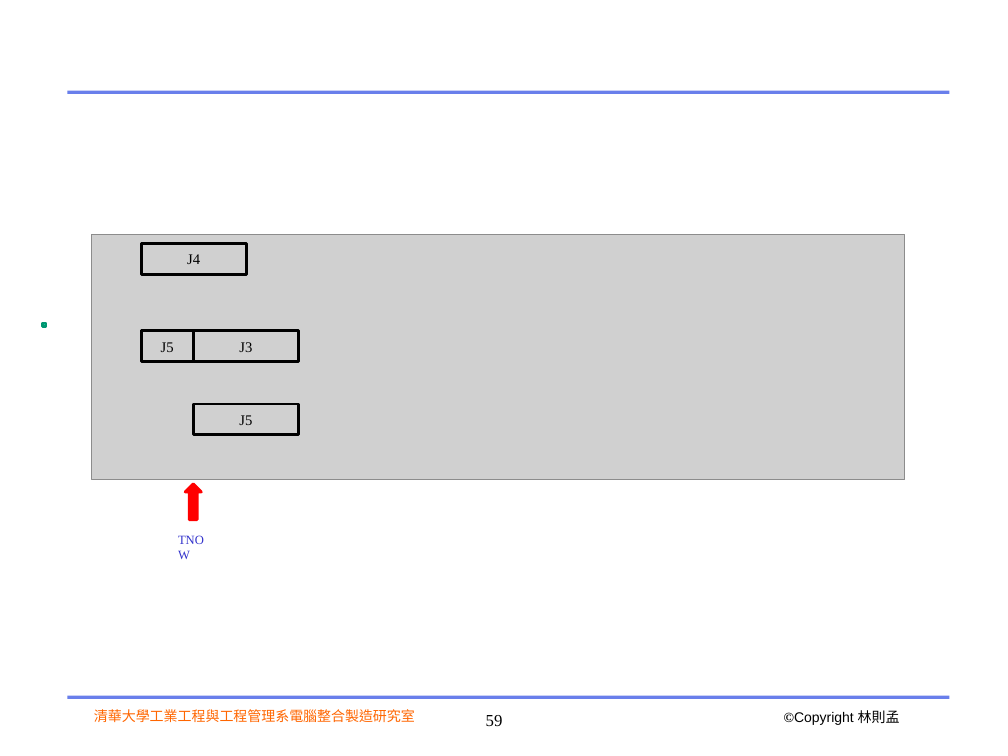
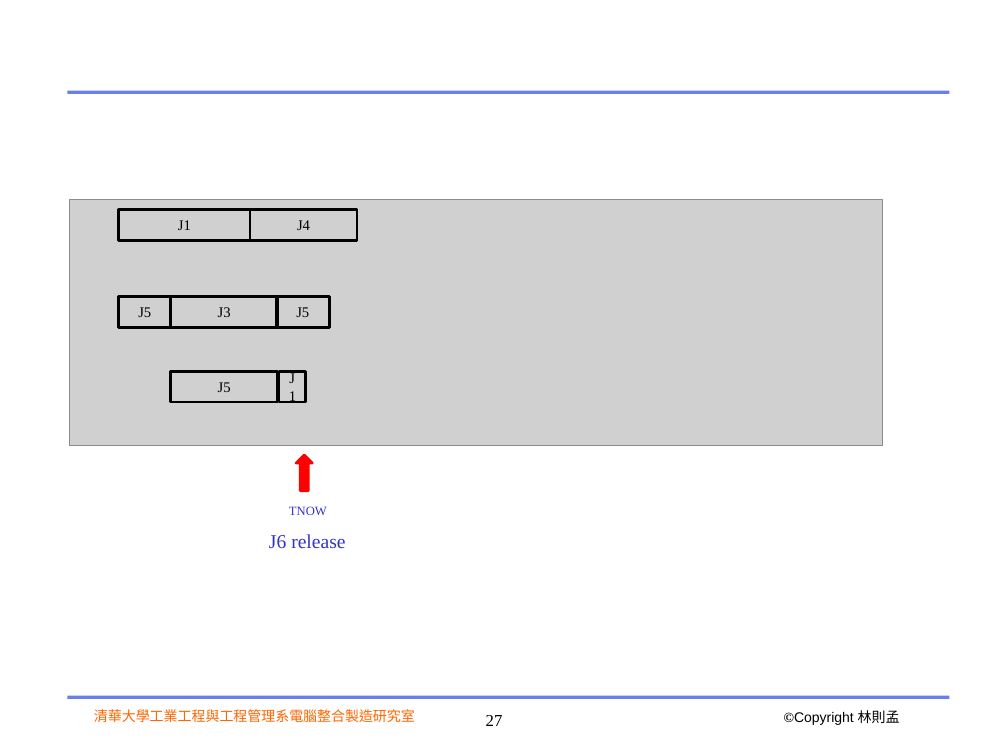
Before and after one commit to colinlee0924/ppc_ws, a slide deck: slide 27 of ppt/2020_DES_with_python.pptx (slide 59 before the commit). Drawn at 1008x756 pixels with LibreOffice and Linux fonts; fonts in the diff are those of the drawing; grey boxes stand for pictures; background and template pictures are left out. Boxes give left, top, right and bottom in pixels: in the first picture for what was removed or moved away, otherwise in the second. Text is boxed around its words. In the diff, an @@ line names an element or a change of style, - is before the commit and + after.

```diff
--- a/ppt/2020_DES_with_python.pptx
+++ b/ppt/2020_DES_with_python.pptx
@@ picture moved from (x1=92, y1=234, x2=905, y2=480) to (x1=70, y1=200, x2=883, y2=446) @@
@@ rectangle added at (x1=119, y1=210, x2=250, y2=241), outline #000000 2 pt, 10.5 pt, text #000000 @@
+J1
@@ rectangle "J4" moved from (x1=141, y1=244, x2=246, y2=275) to (x1=250, y1=210, x2=357, y2=241) @@
@@ rectangle "J5" moved from (x1=141, y1=331, x2=194, y2=362) to (x1=119, y1=296, x2=171, y2=328) @@
@@ rectangle "J3" moved from (x1=194, y1=331, x2=298, y2=362) to (x1=170, y1=296, x2=277, y2=328) @@
@@ rectangle added at (x1=276, y1=296, x2=330, y2=328), outline #000000 2 pt, 10.5 pt, text #000000 @@
+J5
@@ rectangle removed at (x1=42, y1=323, x2=46, y2=327) @@
@@ rectangle "J5" moved from (x1=194, y1=404, x2=298, y2=435) to (x1=170, y1=371, x2=277, y2=402) @@
@@ rectangle added at (x1=279, y1=371, x2=305, y2=402), outline #000000 2 pt, 10.5 pt, text #000000 @@
+J1
@@ up arrow moved from (x1=185, y1=484, x2=202, y2=519) to (x1=296, y1=456, x2=312, y2=491) @@
@@ text "TNOW" rewrapped from (x1=168, y1=527, x2=219, y2=568) to (x1=289, y1=506, x2=327, y2=515) @@
@@ text added at (x1=269, y1=534, x2=345, y2=548), 14 pt, text #3333CC @@
+J6 release
@@ page number at (x1=486, y1=715, x2=503, y2=726): text changed @@
-59
+27
```
Also in this commit, not shown: 3 other slides changed, 9 slides added, 6 slides removed, 4 other files.
